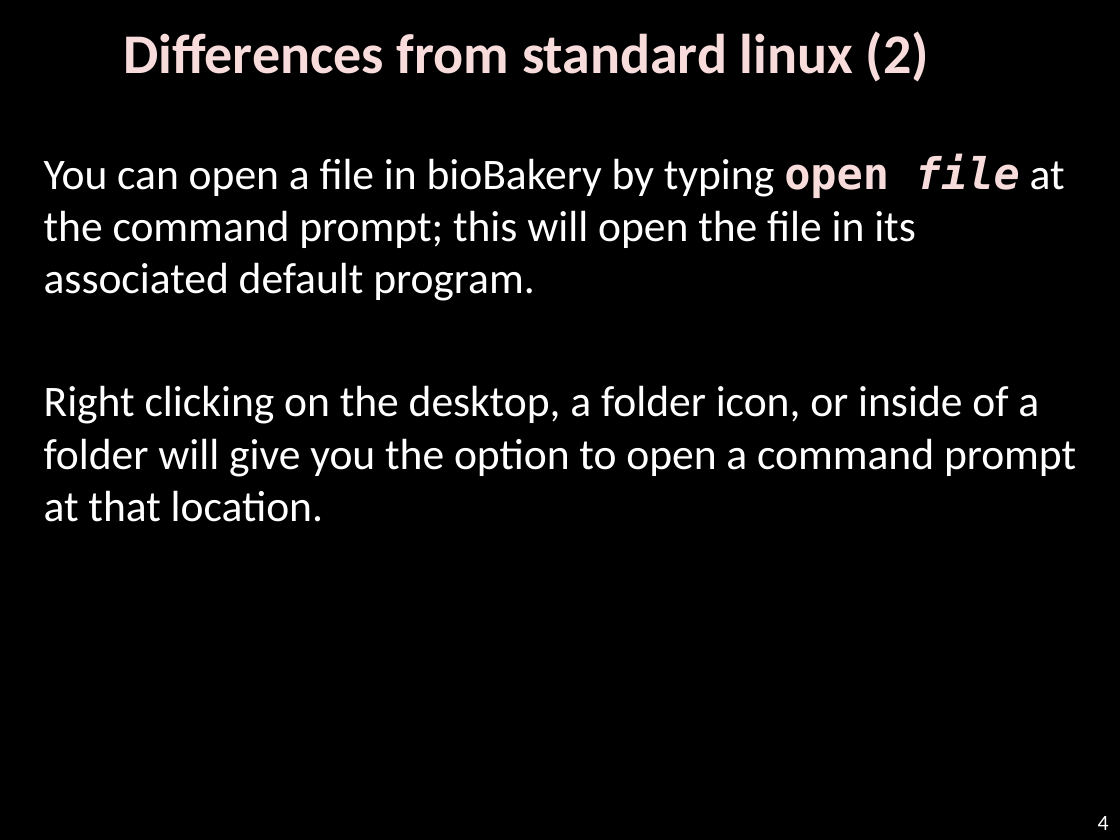
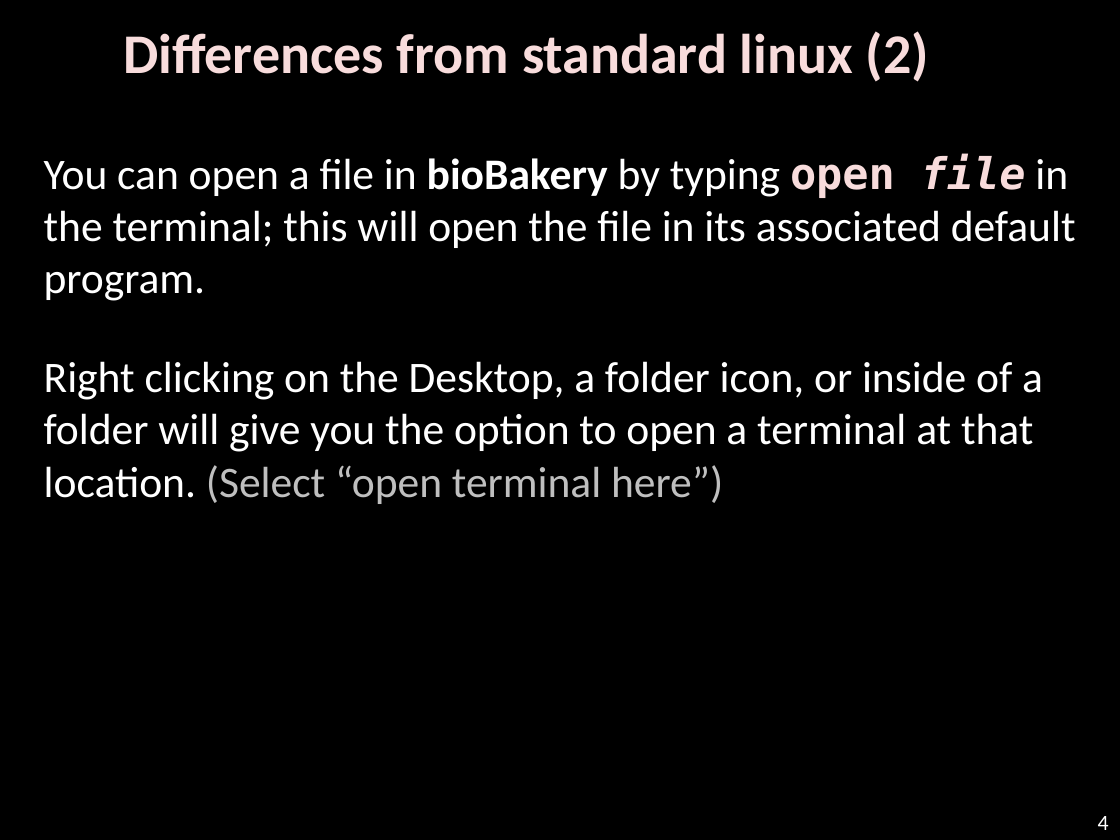
Before and after one commit to biobakery/biobakery, a slide deck: slide 4 of vagrant/biobakery-gui/WELCOME.pptx. Drawn at 1120x840 pixels with LibreOffice and Linux fonts; fonts in the diff are those of the drawing; background and template pictures are left out. Boxes give left, top, right and bottom in pixels: in the first picture for what was removed or moved away, otherwise in the second. Text is boxed around its words. In the diff, an @@ line names an element or a change of style, - is before the commit and + after.

```diff
--- a/vagrant/biobakery-gui/WELCOME.pptx
+++ b/vagrant/biobakery-gui/WELCOME.pptx
@@ text at (x1=44, y1=154, x2=1076, y2=504): text changed @@
-You can open a file in bioBakery by typing open file at the command prompt; this will open the file in its associated default program.
-Right clicking on the desktop, a folder icon, or inside of a folder will give you the option to open a command prompt at that location.
+You can open a file in bioBakery by typing open file in the terminal; this will open the file in its associated default program.
+Right clicking on the Desktop, a folder icon, or inside of a folder will give you the option to open a terminal at that location. (Select “open terminal here”)
```
Also in this commit, not shown: 7 other slides changed, 2 slides added, 1 other file.
